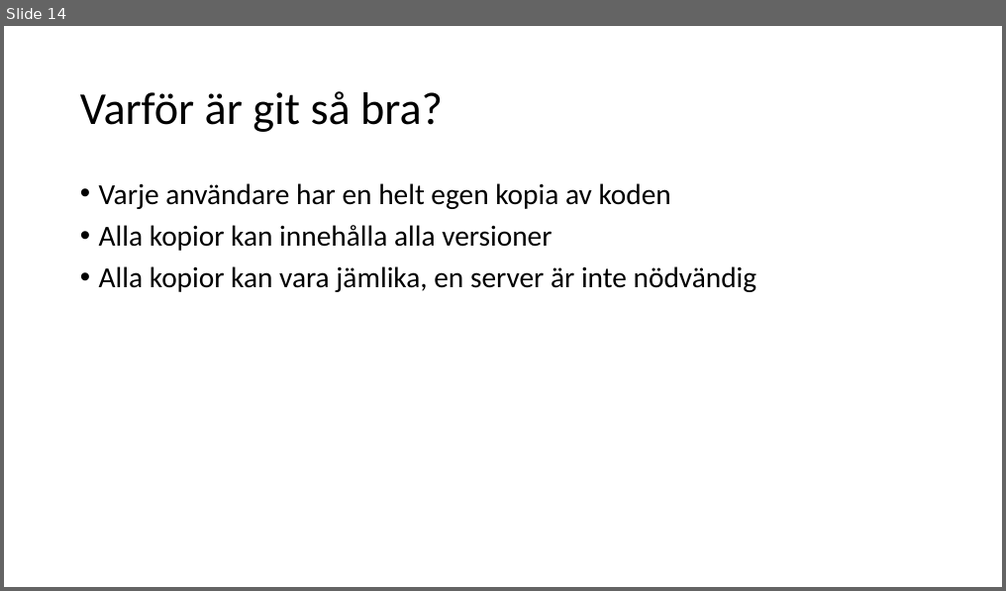
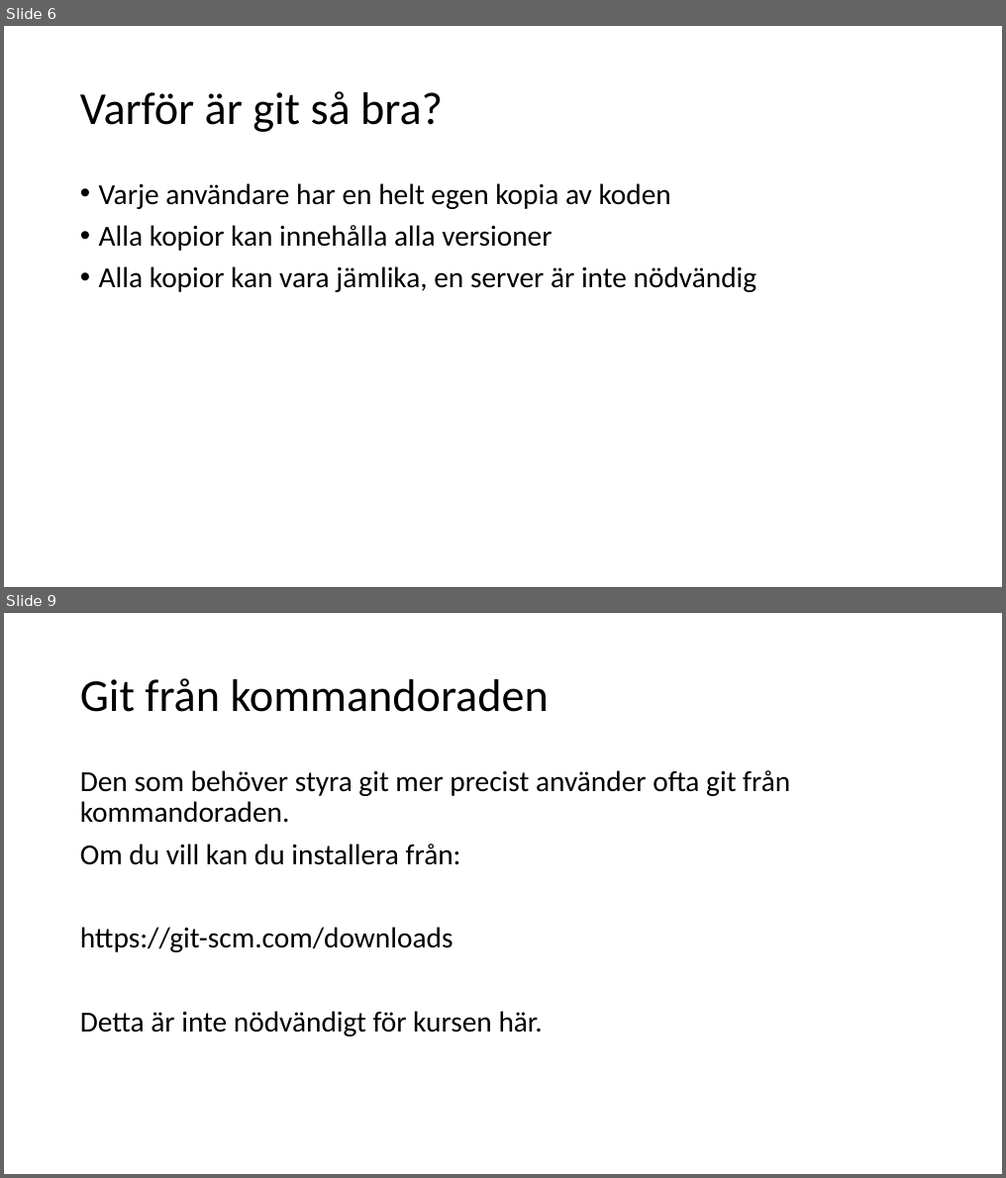
Before and after one commit to Rnqst/Lexicon-PRG122-gavle-2022, a slide deck: prg122 tisdag.odp. Shown one above the other, each under a label of ours: slide 14 before the commit, slides 6 and 9 after it; the slides between them are not shown. The pictures are 1006x591 and 1006x1178 pixels, drawn with LibreOffice and Linux fonts; fonts in the diff are those of the drawing. Boxes give left, top, right and bottom in pixels: in the first picture for what was removed or moved away, otherwise in the second. Text is boxed around its words. In the diff, an @@ line names an element or a change of style, - is before the commit and + after.

```diff
--- a/prg122 tisdag.odp
+++ b/prg122 tisdag.odp
@@ slide 9 added at [4, 613, 1002, 1174], background #FFFFFF @@
@@ title added at [80, 678, 548, 712], 44 pt, text #000000 @@
+Git från kommandoraden
@@ text added at [80, 770, 790, 1037], 28 pt, text #000000 @@
+Den som behöver styra git mer precist använder ofta git från kommandoraden.
+Om du vill kan du installera från:
+https://git-scm.com/downloads
+Detta är inte nödvändigt för kursen här.
@@ what was slide 14 is now slide 6 @@
```
Also in this commit, not shown: 10 slides changed, 17 other slides added, 18 slides removed, 8 other files.
